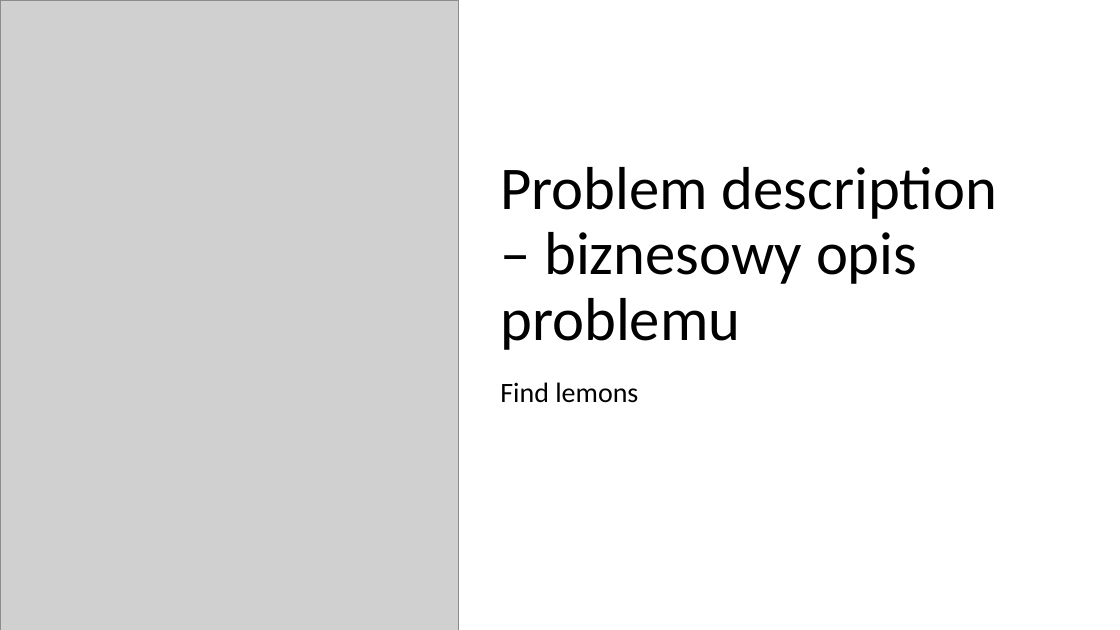
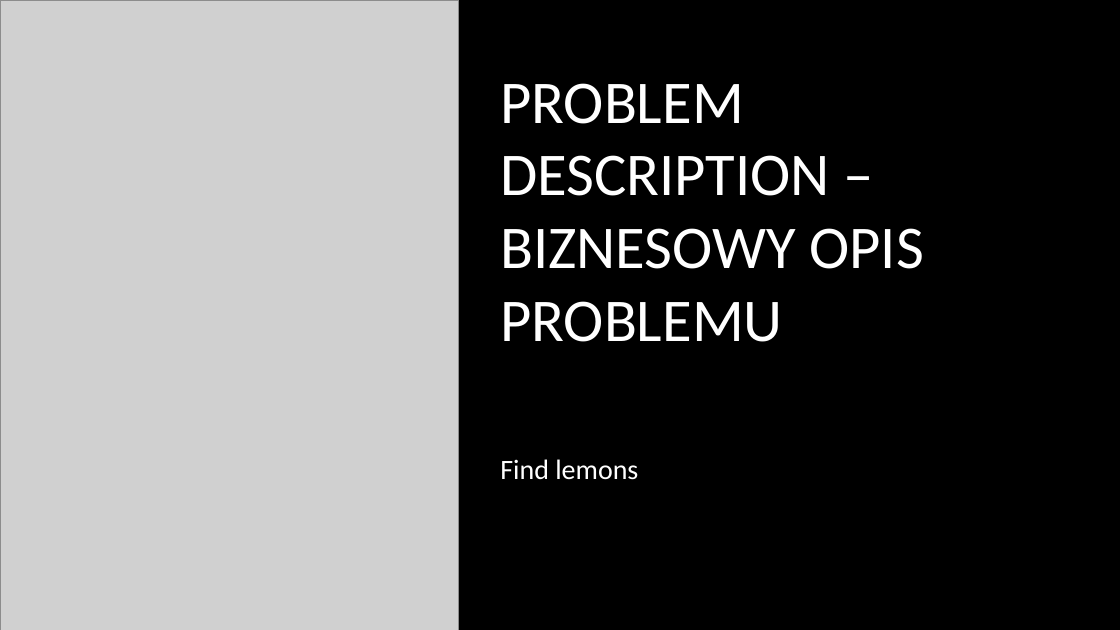
Before and after one commit to Koliber216/DontGetKicked-ML-Classification, a slide deck: slide 2 of prezka.pptx. Drawn at 1120x630 pixels with LibreOffice and Linux fonts; fonts in the diff are those of the drawing; grey boxes stand for pictures; background and template pictures are left out. Boxes give left, top, right and bottom in pixels: in the first picture for what was removed or moved away, otherwise in the second. Text is boxed around its words. In the diff, an @@ line names an element or a change of style, - is before the commit and + after.

```diff
--- a/prezka.pptx
+++ b/prezka.pptx
@@ background #FFFFFF to picture (left out) @@
@@ title at <box>500,83,923,342</box>: text changed; text colour #000000 to #FFFFFF @@
-Problem description – biznesowy opis problemu
+PROBLEM DESCRIPTION – BIZNESOWY OPIS PROBLEMU
@@ text "Find lemons" at <box>500,459,638,480</box>: text colour #000000 to #FFFFFF; line spacing 0.9 to 1; vertical alignment top to middle @@
```
Also in this commit, not shown: 6 other slides changed, 3 slides added, 2 slides removed, 2 other files.
